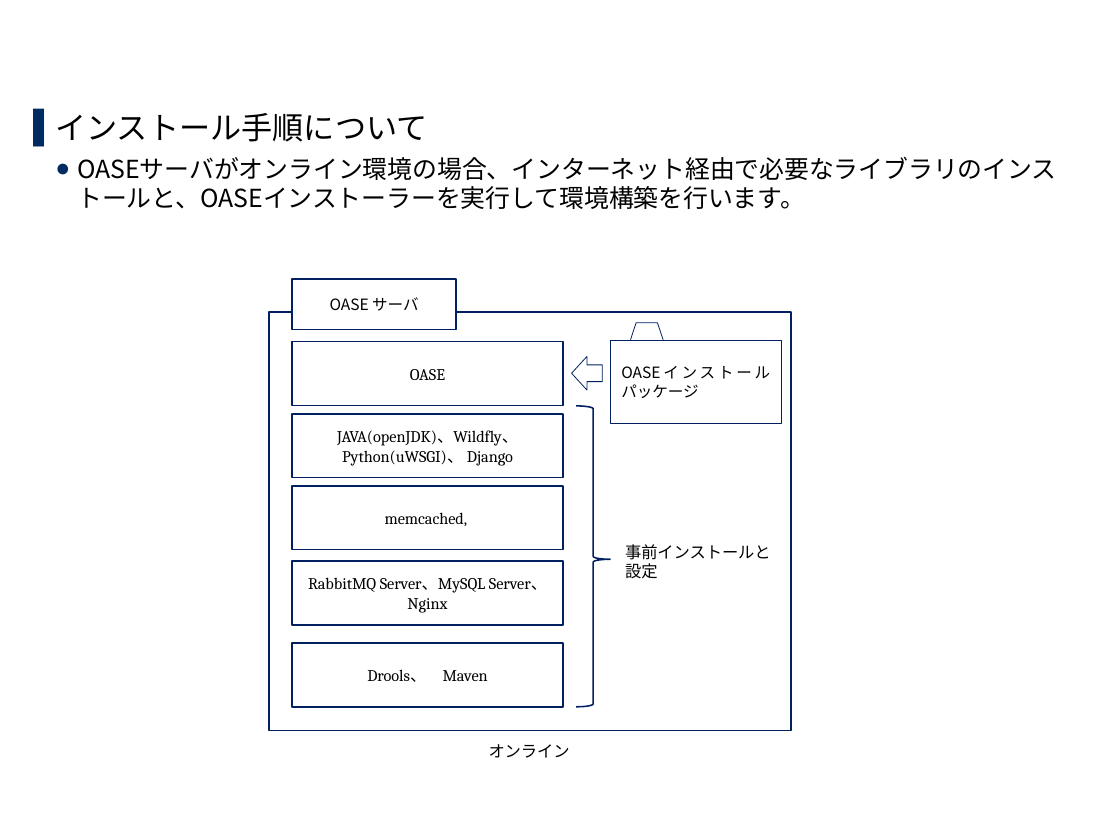
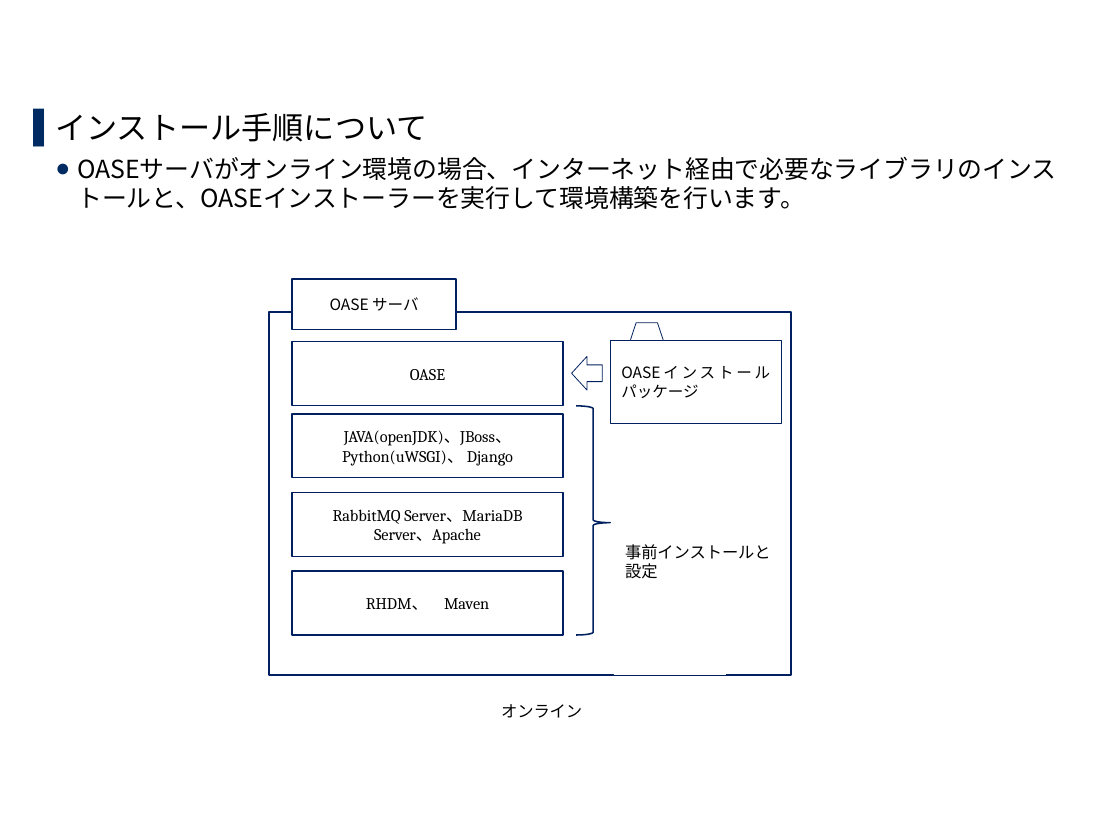
Before and after one commit to exastro-suite/oase-docs, a slide deck: slide 8 of asset/Learn_ja/OASE-online-install_ja.pptx. Drawn at 1120x840 pixels with LibreOffice and Linux fonts; fonts in the diff are those of the drawing; background and template pictures are left out. Boxes give left, top, right and bottom in pixels: in the first picture for what was removed or moved away, otherwise in the second. Text is boxed around its words. In the diff, an @@ line names an element or a change of style, - is before the commit and + after.

```diff
--- a/asset/Learn_ja/OASE-online-install_ja.pptx
+++ b/asset/Learn_ja/OASE-online-install_ja.pptx
@@ rectangle: place and size @@
-rectangle at (269,311,791,730)
+rectangle at (269,311,791,674)
@@ right brace: place and size @@
-right brace at (576,405,609,707)
+right brace at (576,405,609,635)
@@ text in rectangle at (344,430,512,446): text changed @@
-JAVA(openJDK)、Wildfly、
+JAVA(openJDK)、JBoss、
@@ rectangle "RabbitMQ Server、MariaDB Server、Apache": place and size @@
-rectangle "RabbitMQ Server、MariaDB Server、Apache" at (292,561,563,625)
+rectangle "RabbitMQ Server、MariaDB Server、Apache" at (292,493,563,557)
@@ rectangle removed at (292,486,563,550) @@
-memcached,
@@ text in rectangle at (333,509,522,544): text changed @@
-RabbitMQ Server、MySQL Server、Nginx
+RabbitMQ Server、MariaDB Server、Apache
@@ rectangle "RHDM、 Maven": place and size @@
-rectangle "RHDM、 Maven" at (292,643,563,707)
+rectangle "RHDM、 Maven" at (292,571,563,635)
@@ text in rectangle at (366,598,489,610): text changed @@
-Drools、 Maven
+RHDM、 Maven
@@ text "オンライン": place and size @@
-text "オンライン" at (489,744,570,758)
+text "オンライン" at (501,704,582,718)
```
Also in this commit, not shown: 13 other slides changed, 4 slides added, 7 other files.
